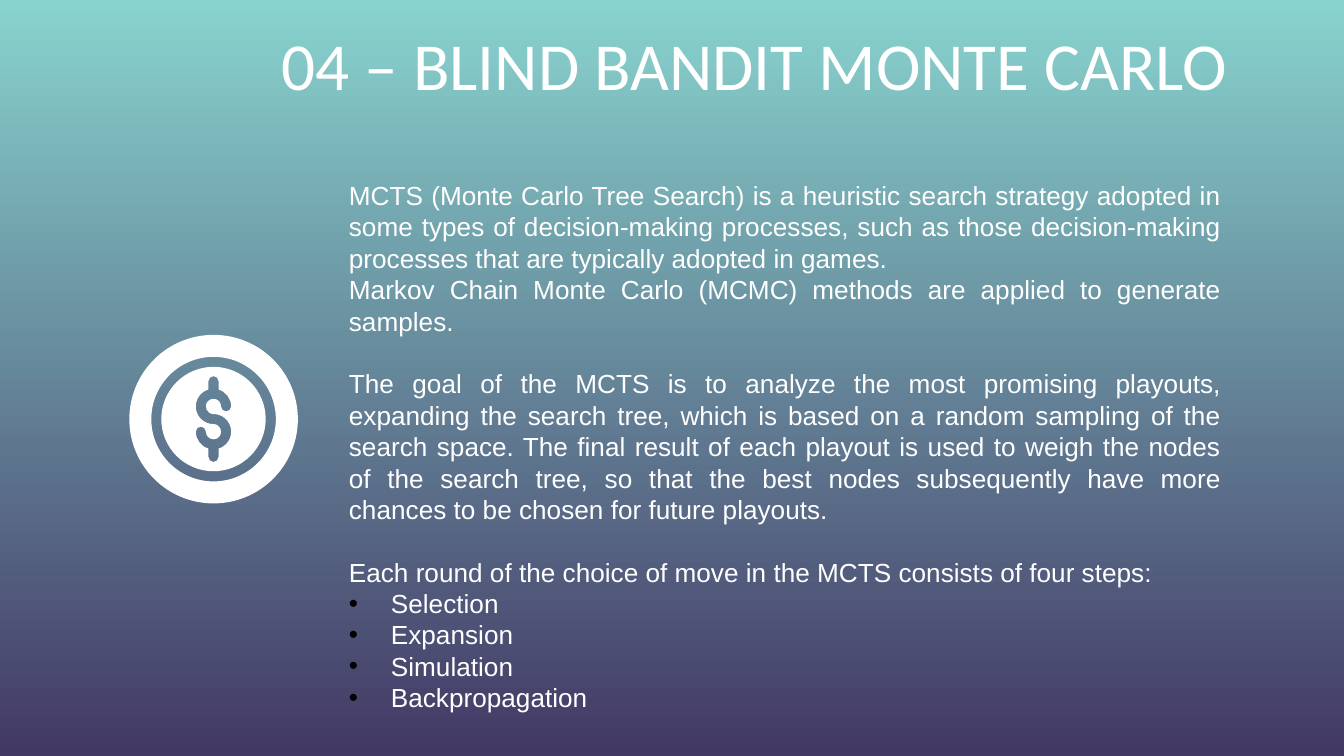
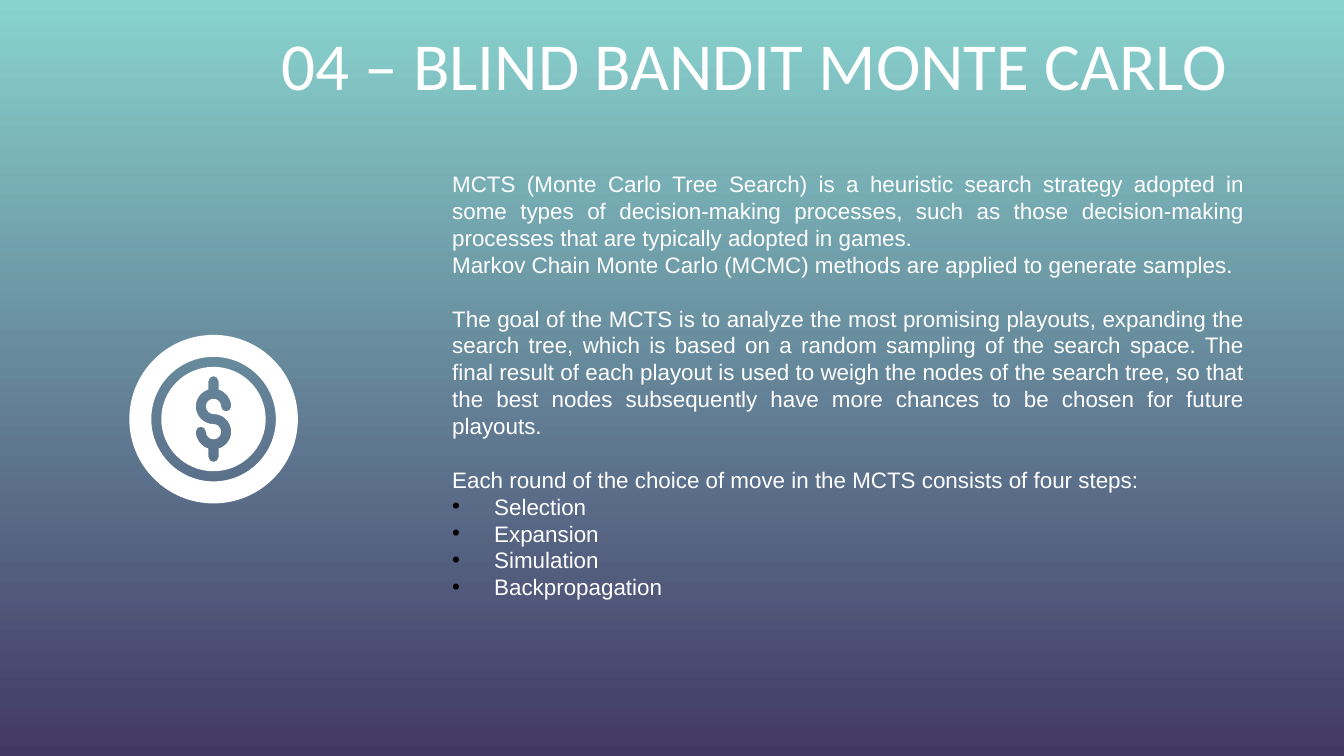
Before and after one commit to Chrism1c/TetrAIs, a slide deck: slide 9 of doc/Presentazione TetrAIs.pptx. Drawn at 1344x756 pixels with LibreOffice and Linux fonts; fonts in the diff are those of the drawing; background and template pictures are left out. Boxes give left, top, right and bottom in pixels: in the first picture for what was removed or moved away, otherwise in the second. Text is boxed around its words. In the diff, an @@ line names an element or a change of style, - is before the commit and + after.

```diff
--- a/doc/Presentazione TetrAIs.pptx
+++ b/doc/Presentazione TetrAIs.pptx
@@ text "MCTS (Monte Carlo Tree Search) ...": place and size @@
-text "MCTS (Monte Carlo Tree Search) ..." at bbox=[349, 186, 1221, 713]
+text "MCTS (Monte Carlo Tree Search) ..." at bbox=[452, 176, 1244, 600]
@@ text "MCTS (Monte Carlo Tree Search) ..." at bbox=[452, 176, 1244, 600]: size 14 to 12 pt; alignment justified to left @@
```
Also in this commit, not shown: 3 other slides changed.
